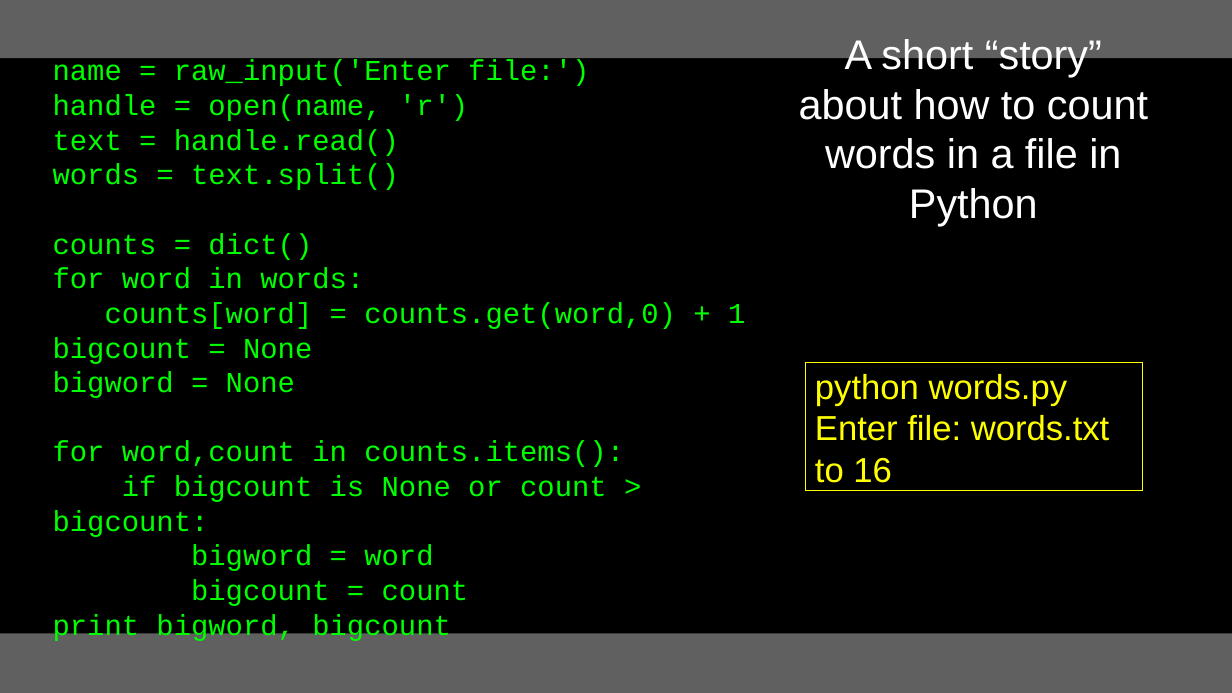
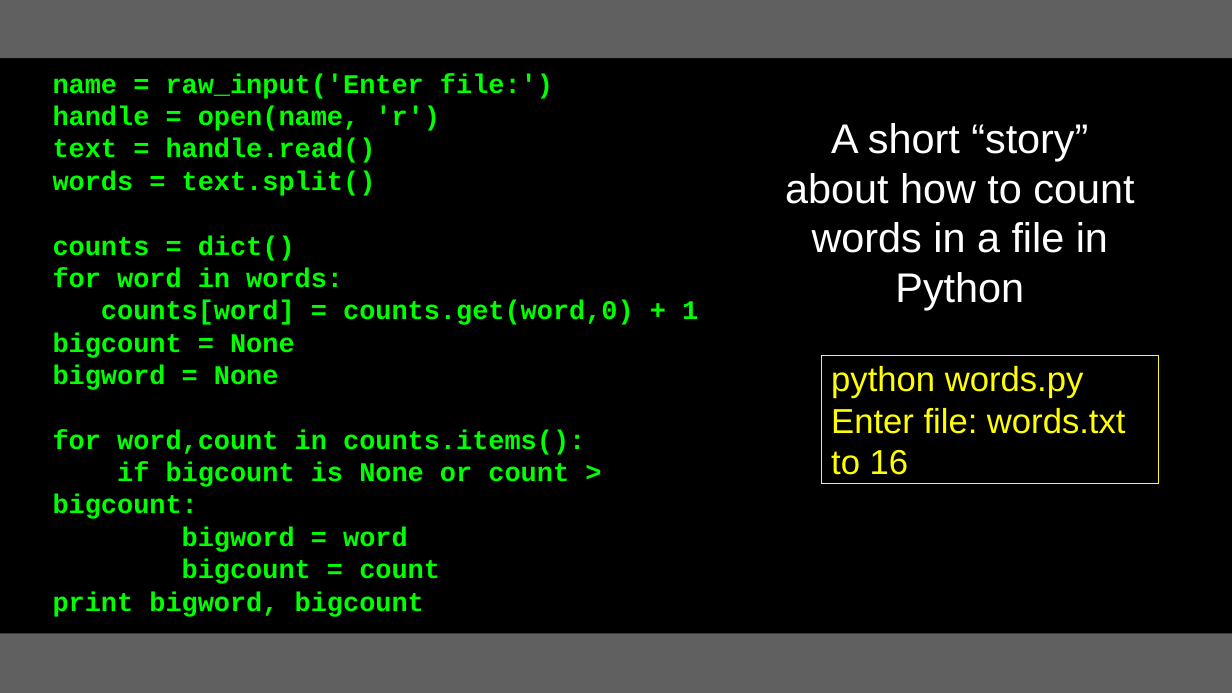
Before and after one commit to csev/py4e, a slide deck: slide 32 of lectures3/Pythonlearn-01-Intro.pptx (slide 33 before the commit). Drawn at 1232x693 pixels with LibreOffice and Linux fonts; fonts in the diff are those of the drawing. Boxes give left, top, right and bottom in pixels: in the first picture for what was removed or moved away, otherwise in the second. Text is boxed around its words. In the diff, an @@ line names an element or a change of style, - is before the commit and + after.

```diff
--- a/lectures3/Pythonlearn-01-Intro.pptx
+++ b/lectures3/Pythonlearn-01-Intro.pptx
@@ text "name = raw_input('Enter file:')": place and size @@
-text "name = raw_input('Enter file:')" at [53,60,745,643]
+text "name = raw_input('Enter file:')" at [53,74,698,617]
@@ text "name = raw_input('Enter file:')" at [53,74,698,617]: size 30 to 28 pt, bold on @@
@@ text "A short “story” about how ...": place and size @@
-text "A short “story” about how ..." at [799,39,1148,226]
+text "A short “story” about how ..." at [785,123,1134,310]
@@ rectangle "python words.py": place and size @@
-rectangle "python words.py" at [805,363,1142,491]
+rectangle "python words.py" at [822,355,1159,484]
```
Also in this commit, not shown: 28 other slides changed, 1 slide removed, 10 other files.
